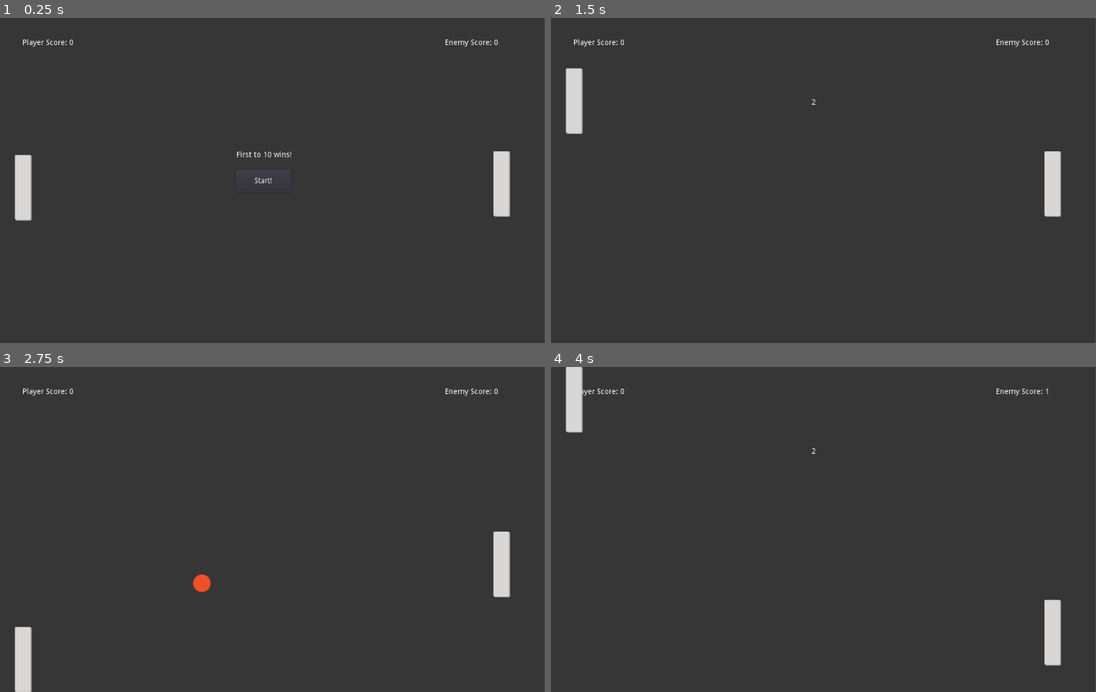
Above: before the commit, frames 1-4 (two rows, left to right).
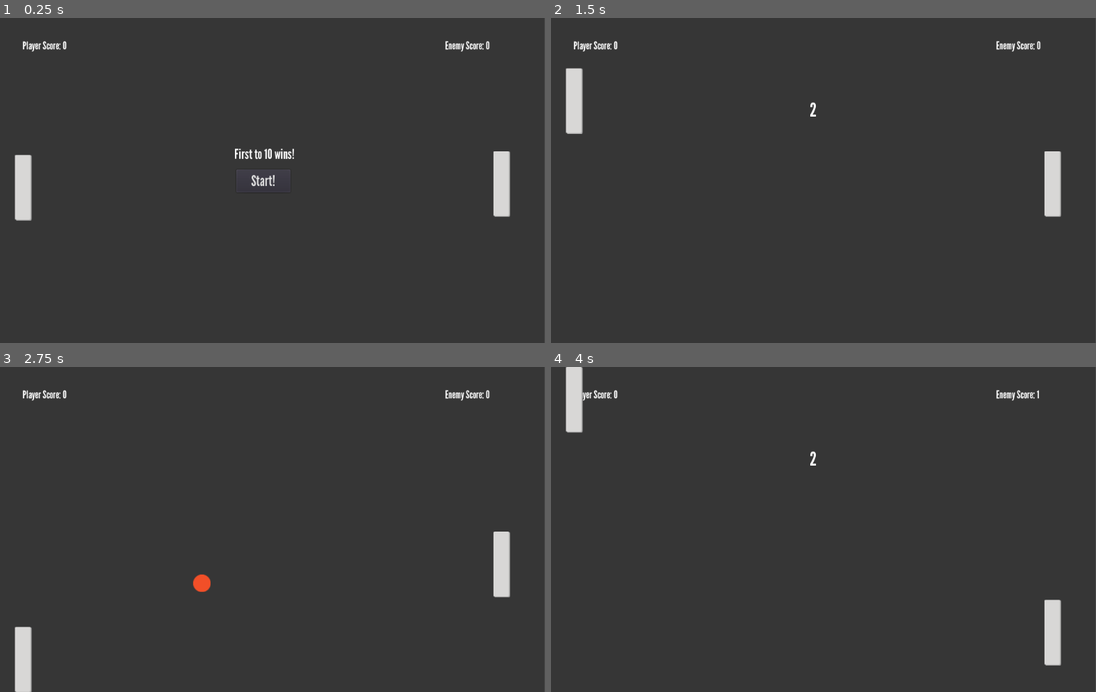
Above: after the commit, the same moments.

Repository: BishopToB4/pong
Game: Godot game, scene res://src/Main.tscn
The game is run twice, just before and just after one commit, with the same random seed, the same clock (stepped at 60 frames per second) and the same inputs.
Inputs:
- Up to frame 1 (0.25 s): no input
- Up to frame 2 (1.5 s): click "Start!" at 0.5 s; tap Enter at 1.25 s; hold Up (up) from 1.28 s (still down)
- Up to frame 3 (2.75 s): tap Space at 2 s; release Up (up) at 2.03 s; hold Down (down) from 2.03 s (still down)
- Up to frame 4 (4 s): release Down (down) at 2.78 s; hold Up (up) from 2.78 s (still down)

The runs differ from the first frame. In frame 1, 0.7% of the frame differs, in the area x 4-92%, y 6-52%; in frame 2, 0.4%; in frame 3, 0.4%; in frame 4, 0.4%.

Commit message:
Changed font

Diff:
--- a/project/src/Main.tscn
+++ b/project/src/Main.tscn
@@ -1,16 +1,37 @@
-[gd_scene load_steps=8 format=2]
+[gd_scene load_steps=14 format=2]
 
 [ext_resource path="res://src/Bat.tscn" type="PackedScene" id=1]
 [ext_resource path="res://src/Main.gd" type="Script" id=2]
 [ext_resource path="res://src/Ball.tscn" type="PackedScene" id=3]
 [ext_resource path="res://src/Enemy.tscn" type="PackedScene" id=4]
 [ext_resource path="res://assets/ping_pong_8bit_plop.ogg" type="AudioStream" id=5]
+[ext_resource path="res://assets/LeagueGothic-Regular.otf" type="DynamicFontData" id=6]
 
 [sub_resource type="RectangleShape2D" id=1]
 extents = Vector2( 512, 32.75 )
 
+[sub_resource type="DynamicFont" id=4]
+size = 27
+font_data = ExtResource( 6 )
+
 [sub_resource type="RectangleShape2D" id=2]
 extents = Vector2( 32, 300 )
+
+[sub_resource type="DynamicFont" id=5]
+size = 20
+font_data = ExtResource( 6 )
+
+[sub_resource type="DynamicFont" id=6]
+size = 20
+font_data = ExtResource( 6 )
+
+[sub_resource type="DynamicFont" id=3]
+size = 25
+font_data = ExtResource( 6 )
+
+[sub_resource type="DynamicFont" id=7]
+size = 35
+font_data = ExtResource( 6 )
 
 [node name="Main" type="Node2D"]
 script = ExtResource( 2 )
@@ -51,6 +72,7 @@
 margin_top = 280.0
 margin_right = 555.0
 margin_bottom = 322.0
+custom_fonts/font = SubResource( 4 )
 text = "Start!"
 
 [node name="PlayerGoal" type="Area2D" parent="."]
@@ -77,6 +99,7 @@
 margin_top = 39.0
 margin_right = 113.0
 margin_bottom = 53.0
+custom_fonts/font = SubResource( 5 )
 text = "Player Score: 0"
 
 [node name="EnemyScoreLabel" type="Label" parent="."]
@@ -84,14 +107,17 @@
 margin_top = 39.0
 margin_right = 938.0
 margin_bottom = 53.0
+custom_fonts/font = SubResource( 6 )
 text = "Enemy Score: 0"
 
 [node name="Instructions" type="Label" parent="."]
-margin_left = 456.0
-margin_top = 246.0
-margin_right = 558.0
-margin_bottom = 260.0
+margin_left = 452.0
+margin_top = 236.0
+margin_right = 563.0
+margin_bottom = 267.0
+custom_fonts/font = SubResource( 3 )
 text = "First to 10 wins!"
+align = 1
 
 [node name="Bat" parent="." instance=ExtResource( 1 )]
 position = Vector2( 64, 313 )
@@ -106,6 +132,7 @@
 margin_top = 149.0
 margin_right = 552.0
 margin_bottom = 163.0
+custom_fonts/font = SubResource( 7 )
 align = 1
 valign = 1
 
Binary file added: project/assets/LeagueGothic-Regular.otf
